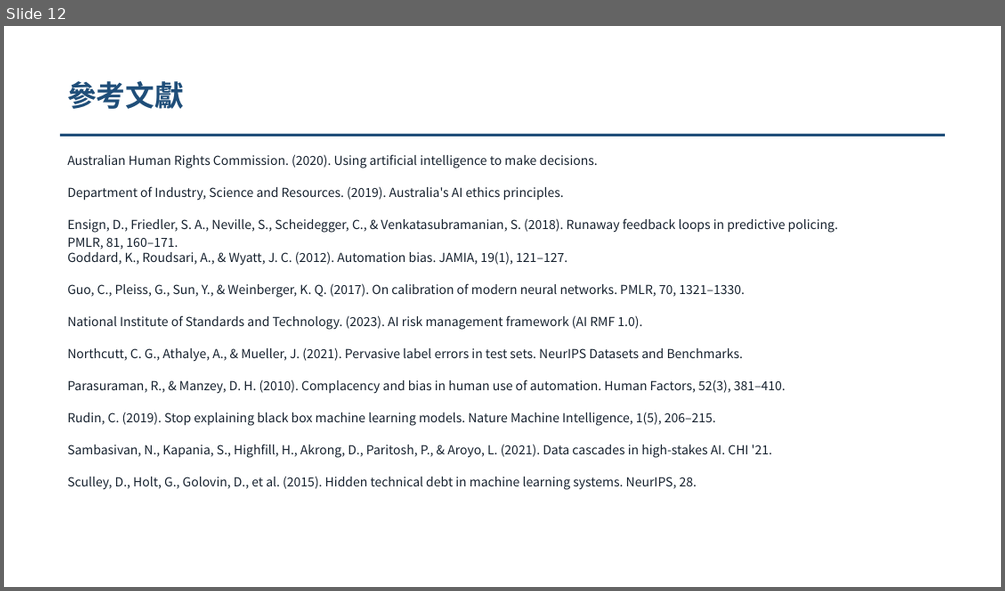
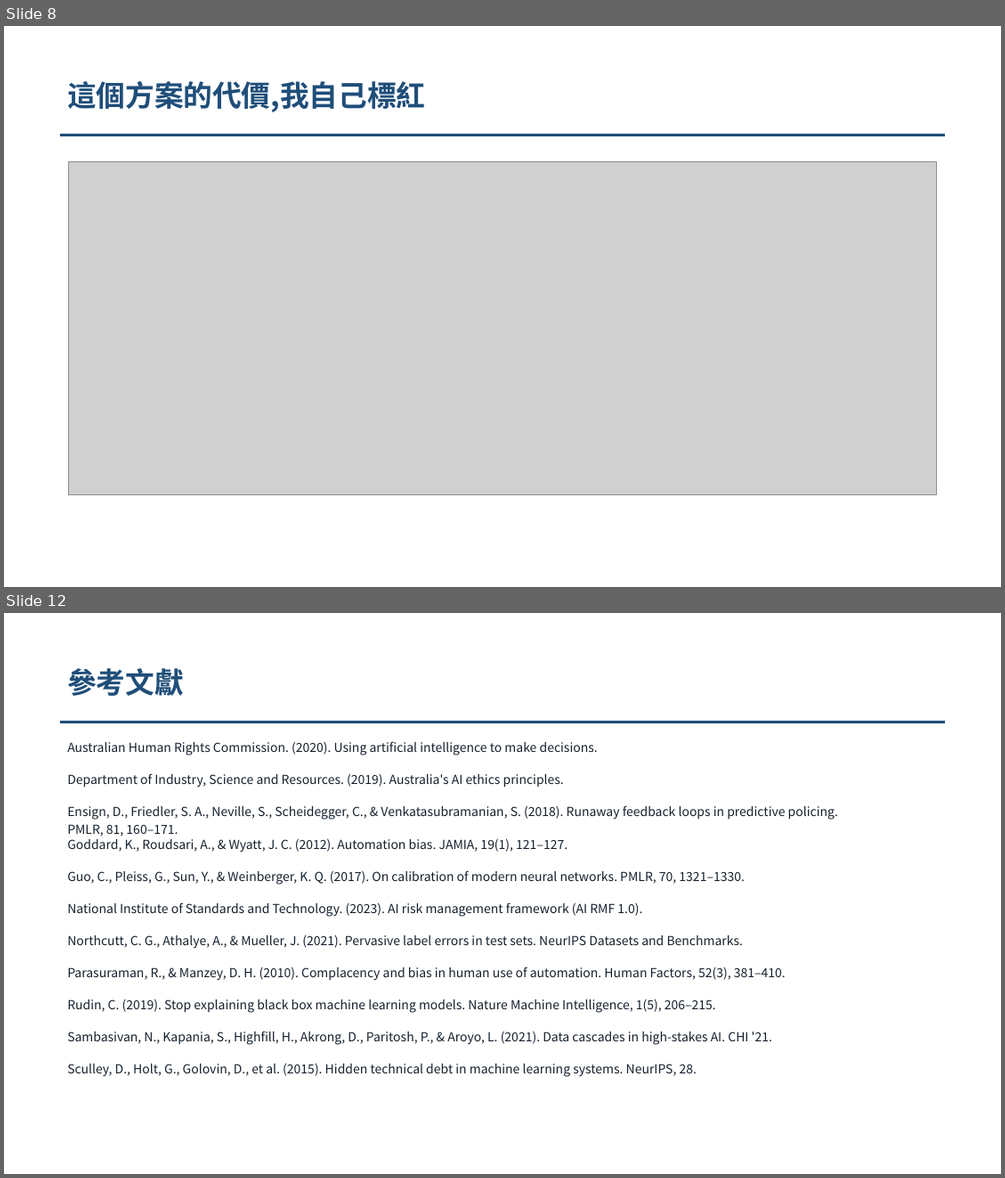
Before and after one commit to pokai-huang0828/UTS_workspace, a slide deck: Artificial Intelligence for Enterprises/Assessment3/Huang_26254793_421104_Assessment 3 (slim).pptx. Shown one above the other, each under a label of ours: slide 12 before the commit, slides 8 and 12 after it; the slides between them are not shown. The pictures are 1005x591 and 1005x1178 pixels, drawn with LibreOffice and Linux fonts; fonts in the diff are those of the drawing; grey boxes stand for pictures. Boxes give left, top, right and bottom in pixels: in the first picture for what was removed or moved away, otherwise in the second. Text is boxed around its words. In the diff, an @@ line names an element or a change of style, - is before the commit and + after.

```diff
--- a/Artificial Intelligence for Enterprises/Assessment3/Huang_26254793_421104_Assessment 3 (slim).pptx
+++ b/Artificial Intelligence for Enterprises/Assessment3/Huang_26254793_421104_Assessment 3 (slim).pptx
@@ slide 8 added at (x1=4, y1=26, x2=1001, y2=587), background #FFFFFF @@
@@ text added at (x1=67, y1=81, x2=425, y2=112), 28 pt, text #1F4E79, bold @@
+這個方案的代價,我自己標紅
@@ rectangle added at (x1=60, y1=134, x2=945, y2=136), fill #1F4E79 @@
@@ picture added at (x1=69, y1=162, x2=937, y2=495) @@
```
Also in this commit, not shown: 7 slides changed, 3 other slides added, 4 slides removed, 2 other files.
